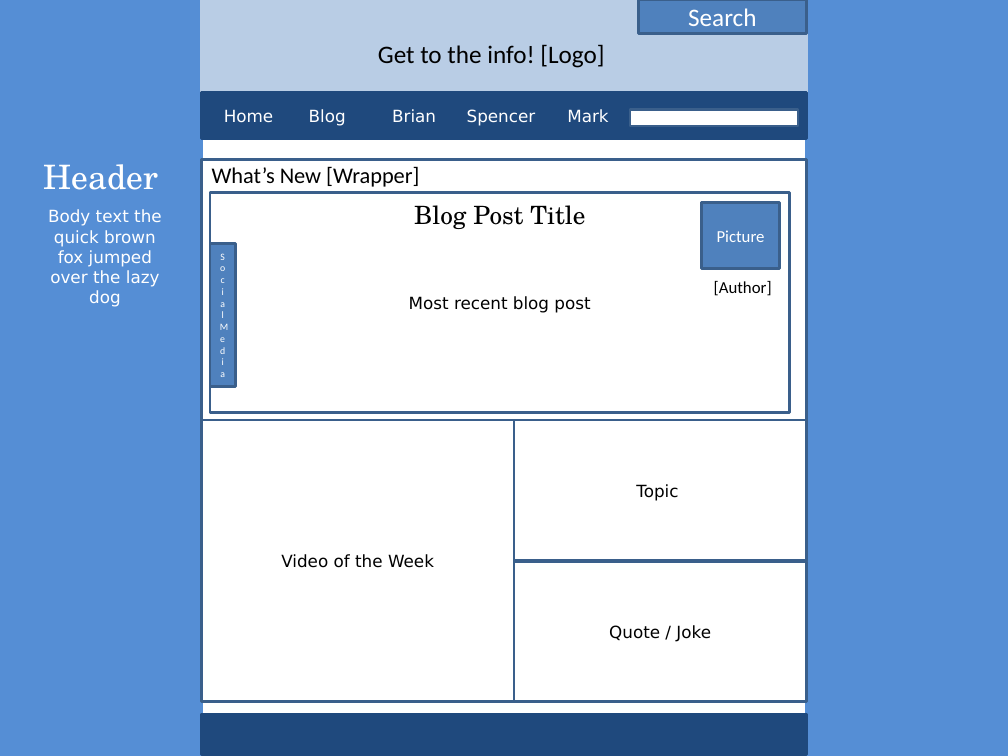
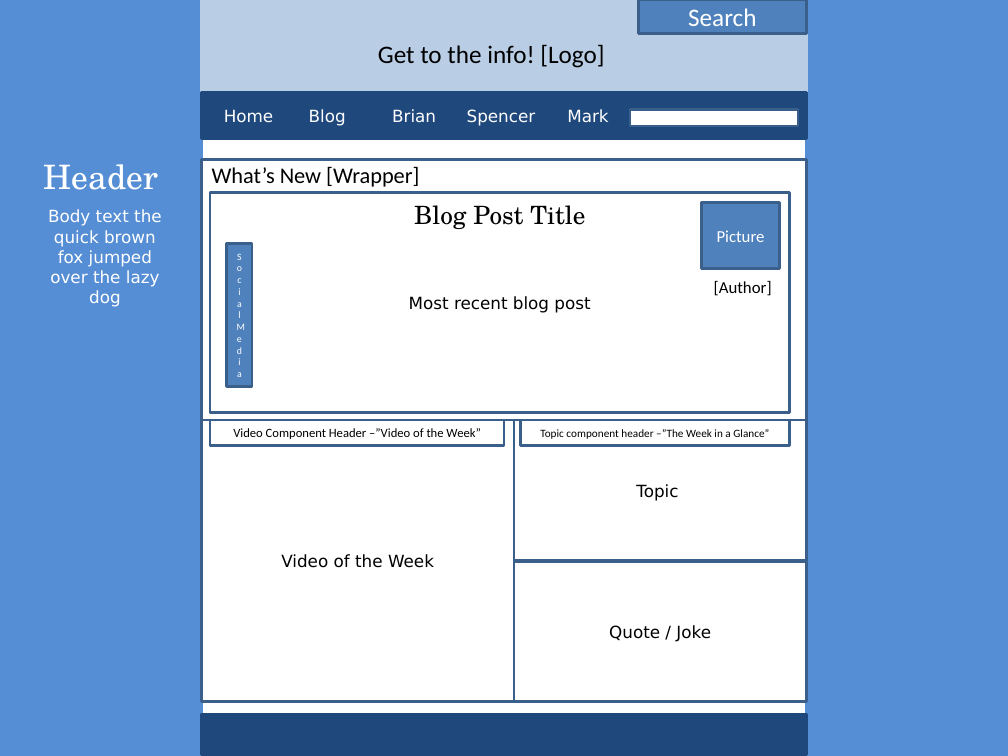
Before and after one commit to b2chae/BMS-Web-Development, a slide deck: slide 1 of Wireframes.pptx. Drawn at 1008x756 pixels with LibreOffice and Linux fonts; fonts in the diff are those of the drawing. Boxes give left, top, right and bottom in pixels: in the first picture for what was removed or moved away, otherwise in the second. Text is boxed around its words. In the diff, an @@ line names an element or a change of style, - is before the commit and + after.

```diff
--- a/Wireframes.pptx
+++ b/Wireframes.pptx
@@ rectangle "Social Media": place and size @@
-rectangle "Social Media" at box(210, 244, 235, 387)
+rectangle "Social Media" at box(227, 244, 252, 387)
@@ rectangle added at box(210, 420, 504, 446), outline #3A5F8C 2 pt, 9 pt, text #000000 @@
+Video Component Header –”Video of the Week”
@@ rectangle added at box(521, 420, 790, 446), outline #3A5F8C 2 pt, 8 pt, text #000000 @@
+Topic component header –”The Week in a Glance”
```
Also in this commit, not shown: 2 other slides changed, 1 slide added, 2 other files.
